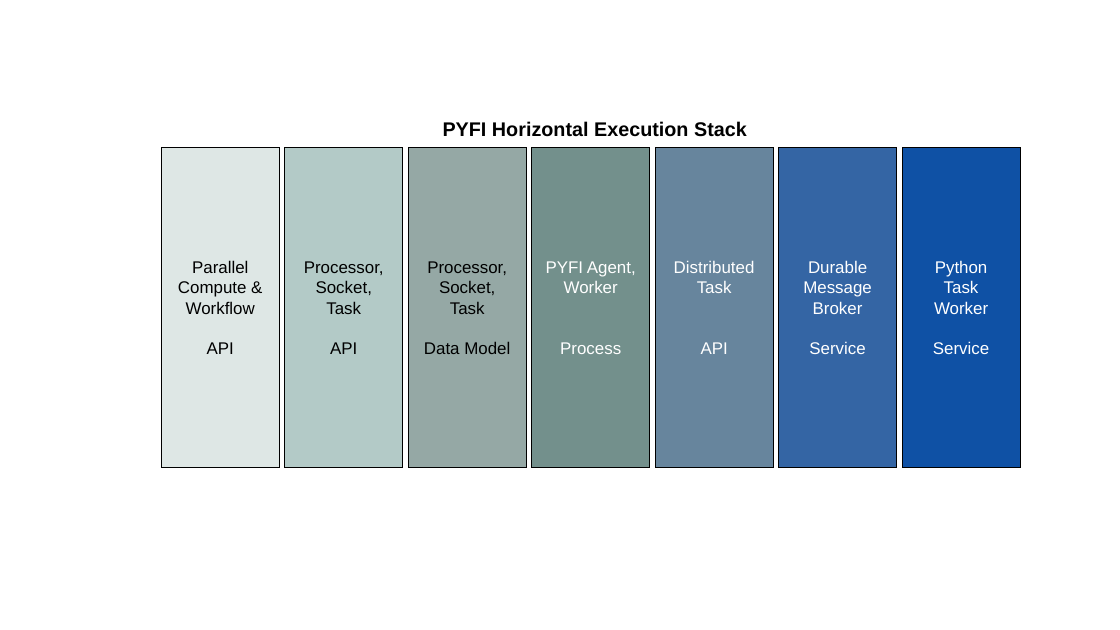
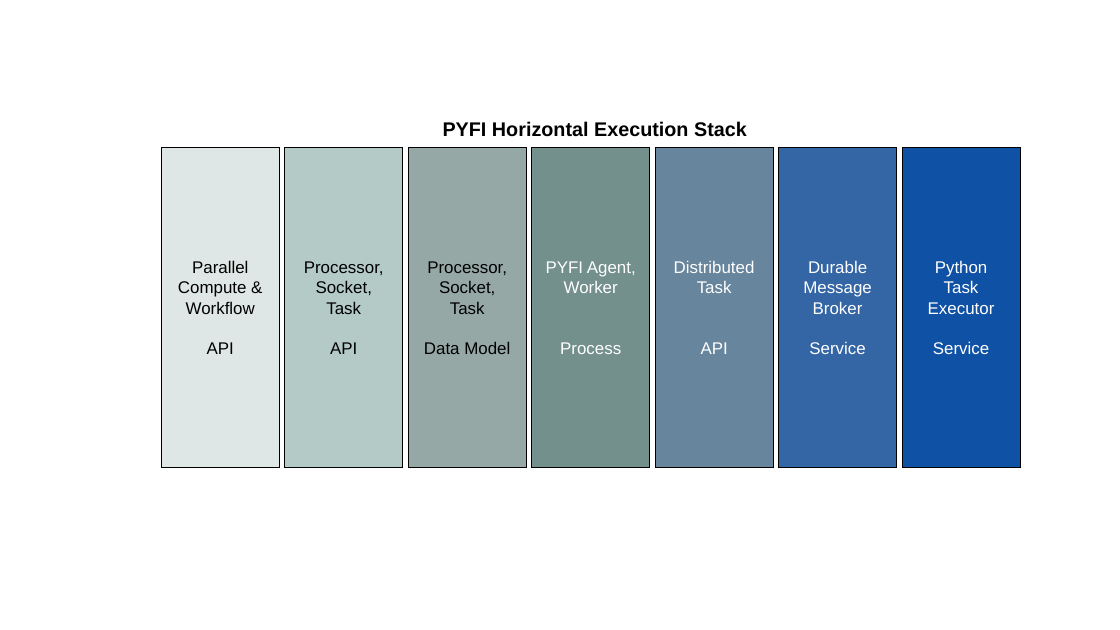
Before and after one commit to radiantone/pyfi-private, a slide deck: slide 11 of docs/architecture.odp. Drawn at 1120x630 pixels with LibreOffice and Linux fonts; fonts in the diff are those of the drawing. Boxes give left, top, right and bottom in pixels: in the first picture for what was removed or moved away, otherwise in the second. Text is boxed around its words. In the diff, an @@ line names an element or a change of style, - is before the commit and + after.

```diff
--- a/docs/architecture.odp
+++ b/docs/architecture.odp
@@ text in rectangle at box(928, 302, 995, 314): text changed @@
-Worker
+Executor
```
Also in this commit, not shown: 1 other file.
